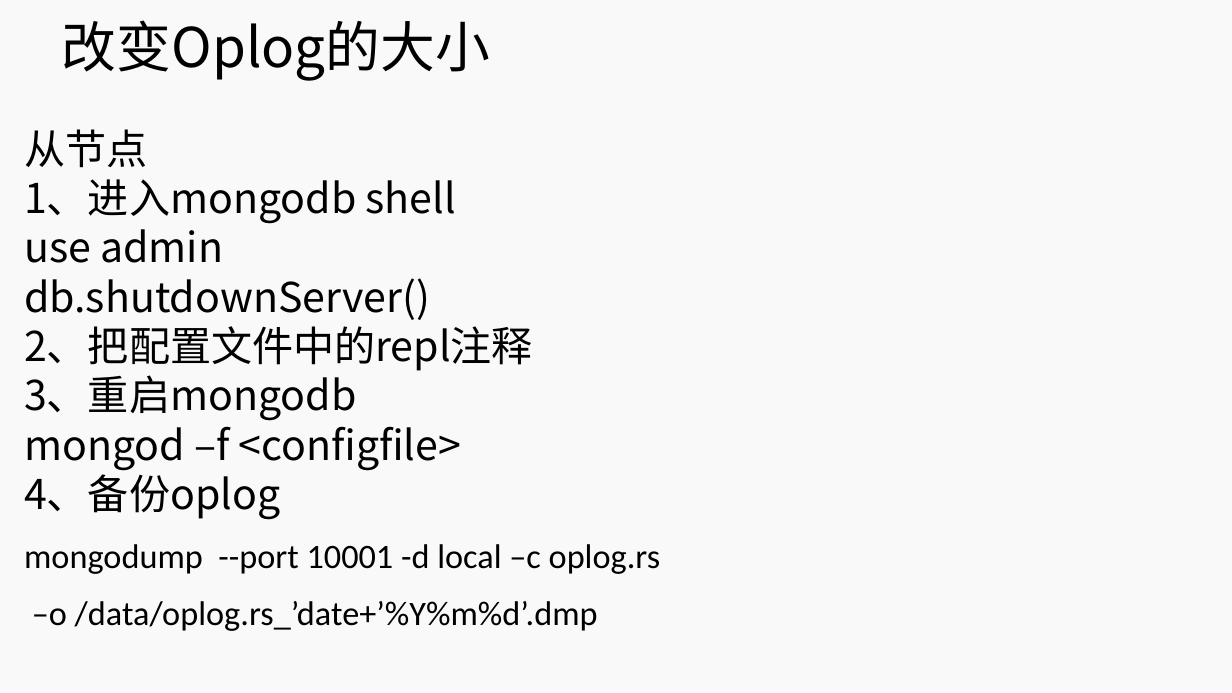
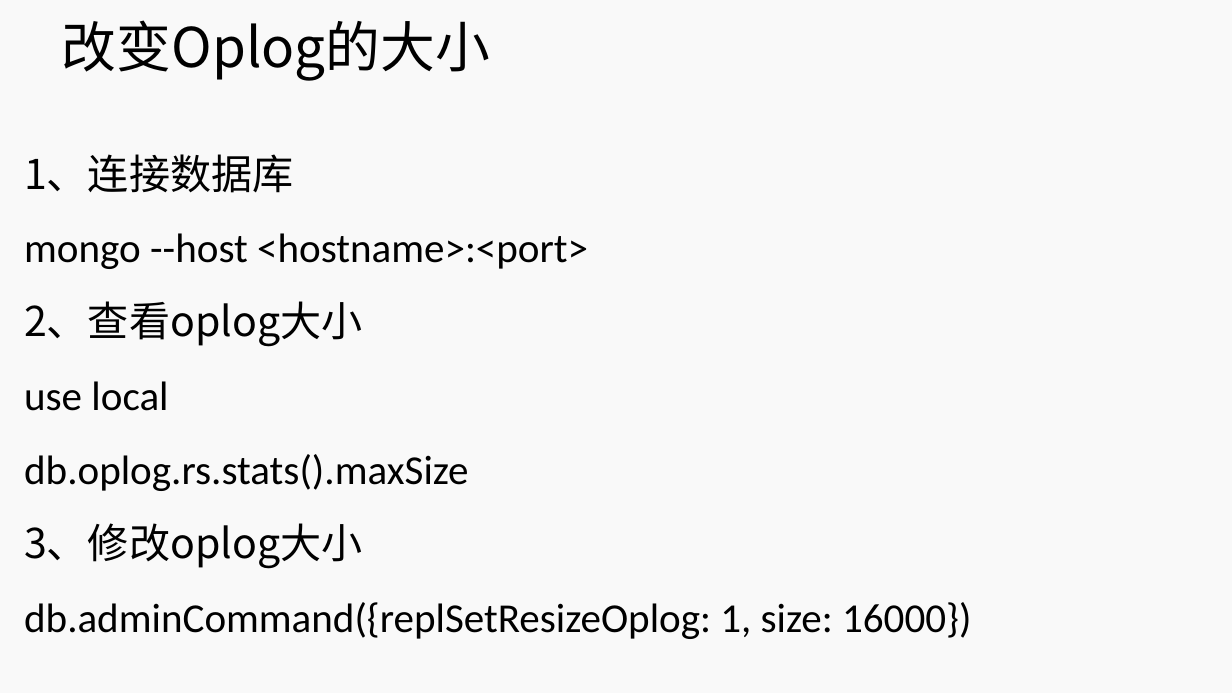
Before and after one commit to lihuanzhen2016/no-sql, a slide deck: slide 30 of PPT/12 MongoDB 复制集.pptx (slide 31 before the commit). Drawn at 1232x693 pixels with LibreOffice and Linux fonts; fonts in the diff are those of the drawing; background and template pictures are left out. Boxes give left, top, right and bottom in pixels: in the first picture for what was removed or moved away, otherwise in the second. Text is boxed around its words. In the diff, an @@ line names an element or a change of style, - is before the commit and + after.

Commit message:
repl

```diff
--- a/PPT/12 MongoDB 复制集.pptx
+++ b/PPT/12 MongoDB 复制集.pptx
@@ subtitle at box(24, 154, 971, 639): text changed; font Noto Sans CJK SC to Calibri @@
-从节点
-1、进入mongodb shell
-use admin
-db.shutdownServer()
-2、把配置文件中的repl注释
-3、重启mongodb
-mongod –f <configfile>
-4、备份oplog
-mongodump --port 10001 -d local –c oplog.rs
-–o /data/oplog.rs_’date+’%Y%m%d’.dmp
+1、连接数据库
+mongo --host <hostname>:<port>
+2、查看oplog大小
+use local
+db.oplog.rs.stats().maxSize
+3、修改oplog大小
+db.adminCommand({replSetResizeOplog: 1, size: 16000})
```
Also in this commit, not shown: 7 other slides changed, 2 slides removed.
